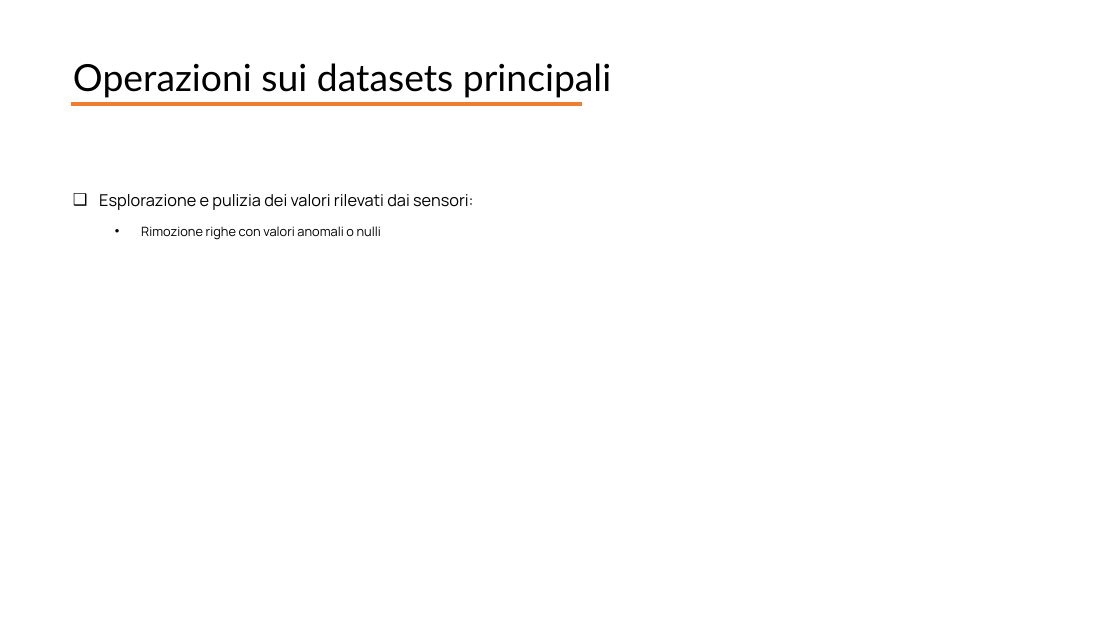
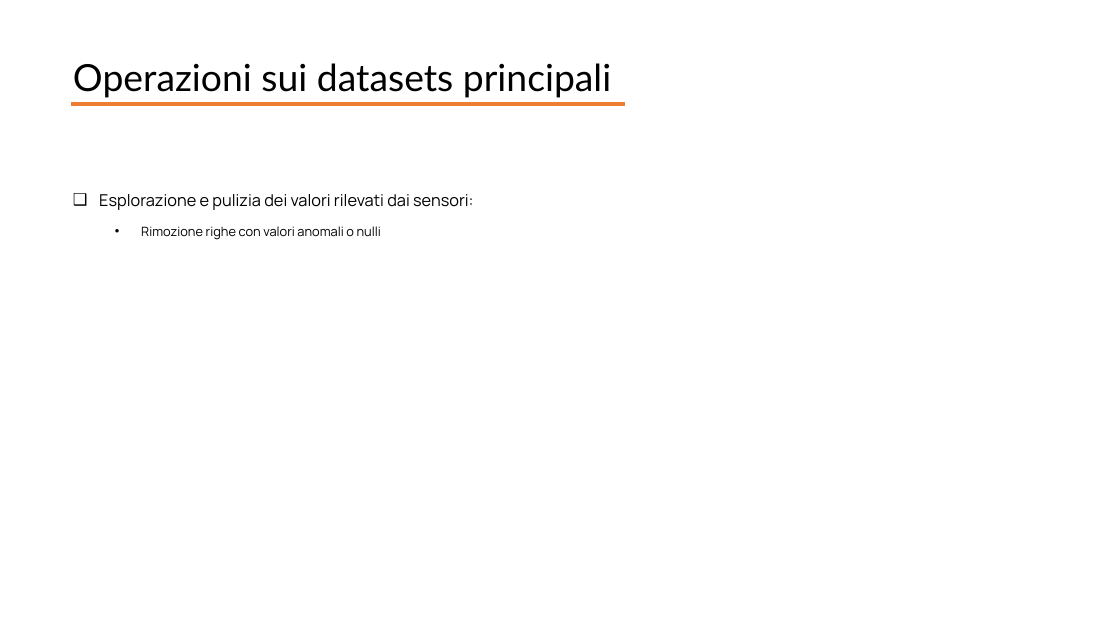
Before and after one commit to giocoal/air-quality-milano-interactive-data-visualization-tableau, a slide deck: slide 11 of Report/Report_progetto_Carbone_Cavallaro_Marconzini_Scuri.pptx (slide 6 before the commit). Drawn at 1120x630 pixels with LibreOffice and Linux fonts; fonts in the diff are those of the drawing. Boxes give left, top, right and bottom in pixels: in the first picture for what was removed or moved away, otherwise in the second. Text is boxed around its words. In the diff, an @@ line names an element or a change of style, - is before the commit and + after.

```diff
--- a/Report/Report_progetto_Carbone_Cavallaro_Marconzini_Scuri.pptx
+++ b/Report/Report_progetto_Carbone_Cavallaro_Marconzini_Scuri.pptx
@@ line moved from (71, 104) - (582, 104) to (71, 104) - (625, 104) @@
```
Also in this commit, not shown: 5 other slides changed, 9 slides added, 1 slide removed.
